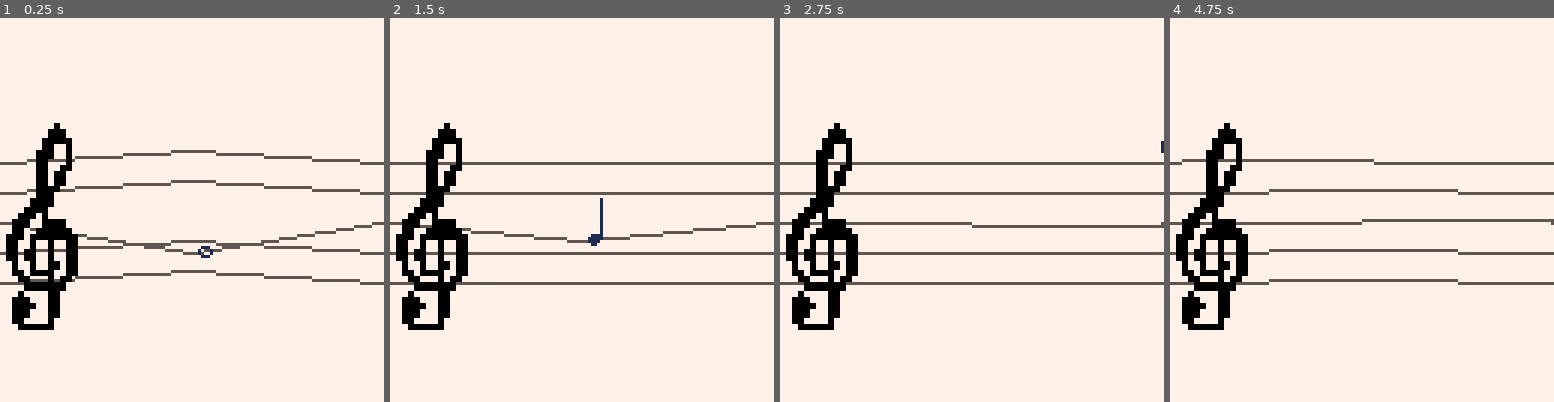
Above: before the commit, frames 1-4 (left to right).
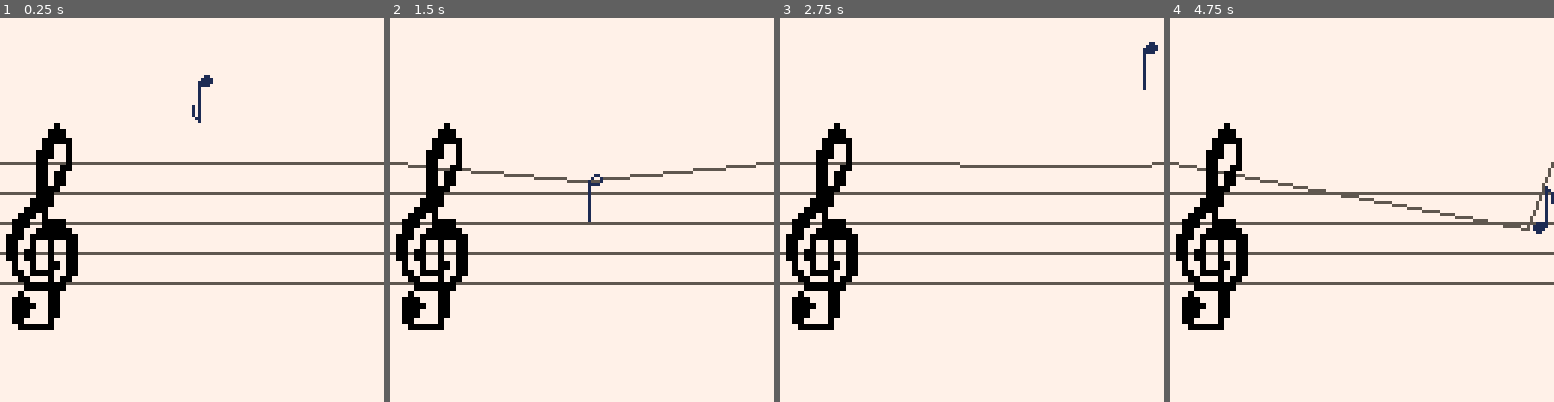
Above: after the commit, the same moments.

Repository: hypp/ld41
Game: PICO-8 cartridge carts/ld41.p8
Two runs of this game, one before a commit and one after it. Both use one fixed random seed, a clock stepped at 60 frames per second and the inputs below.
Inputs:
- Up to frame 1 (0.25 s): no input
- Up to frame 2 (1.5 s): tap X (X key) at 0.33, 1.07 s
- Up to frame 3 (2.75 s): hold Right 1.6-2.1 s; tap X (X key) at 1.85 s; hold Up 2.15-2.42 s; hold Right from 2.47 s (still down)
- Up to frame 4 (4.75 s): tap X (X key) at 2.97, 4.08 s; release Right at 3.03 s; hold Left 3.08-3.58 s; hold Down 3.63-3.97 s; hold Right 4.02-4.68 s; hold Up from 4.73 s (still down)

The runs differ from the first frame. In frame 1, 6.4% of the frame differs, in the area x 7-97%, y 14-70%; in frame 2, 2.8%; in frame 3, 1.7%; in frame 4, 4.5%.

Commit message:
added sfx

Diff:
--- a/carts/ld41.p8
+++ b/carts/ld41.p8
@@ -1,18 +1,9 @@
 pico-8 cartridge // http://www.pico-8.com
 version 16
 __lua__
+
 function _init()
- player={}
- player.x = 64
- player.y = 64
- player.vel_y = 0.0
- player.vel_x = 0.0
- player.acc_y = 0.0
- player.acc_x = 0.0
- player.jumping = false
- player.note_length = 0
- player.line = 0
-
+ init_player()
 
  y = 48
  lines = {}
@@ -20,7 +11,7 @@
   line1={}
   line1.y = y
   line1.spring_x = 64
-  line1.spring_y = y+10
+  line1.spring_y = y
   line1.spring_vel_y = 0.0
   line1.spring_acc_y = 0.0
   line1.has_player = false
@@ -36,6 +27,20 @@
  palt(0,false)
  palt(7,true)
 end
+
+function init_player()
+ player={}
+ player.x = 64
+ player.y = 0
+ player.vel_y = 0.0
+ player.vel_x = 0.0
+ player.acc_y = 0.0
+ player.acc_x = 0.0
+ player.jumping = false
+ player.note_length = 3
+ player.line = 0
+end
+
 
 function _update()
  -- handle all inputs
@@ -89,21 +94,19 @@
  player.vel_y += player.acc_y
  player.x = player.x + player.vel_x
 
- if player.x < 0 then
-  player.x = 0
- end
- if player.x > 127 then
-  player.x = 127
+ if player.x < 32 then
+  player.x = 32
+ end
+ if player.x > 127-8 then
+  player.x = 127-8
  end
 
  player.y = player.y + player.vel_y
-
- if player.y > 100 then
-  player.jumping = false
-  player.acc_y = 0.0
-  player.vel_y = 0.0
-  player.y = 100
- end
+ if player.y > 128+16 then
+ -- player died
+  init_player()
+ end
+
 
  for l in all(lines) do
   if l.has_player then
@@ -128,6 +131,7 @@
     value.has_player = true
     player.line = key
     player.jumping = false
+    sfx(key-1)
     break
    end
   end
@@ -142,10 +146,10 @@
   line(l.spring_x,l.spring_y,127,l.y,5)
  end
 
- --spr(64, 0, 48, 2, 4)
  sspr(0, 4*8, 2*8, 4*8, 2, 35, 32, 74)
 
- if player.y >= 64 then
+ -- line 3 is where we flip between up or down stem
+ if player.y >= lines[3].y then
   spr(player.note_length,player.x+1,player.y-14,1,2)
  else
   spr(player.note_length,player.x,player.y-2,1,2,true,true)
Not shown, changed: the sound effects (__sfx__) section of carts/ld41.p8
